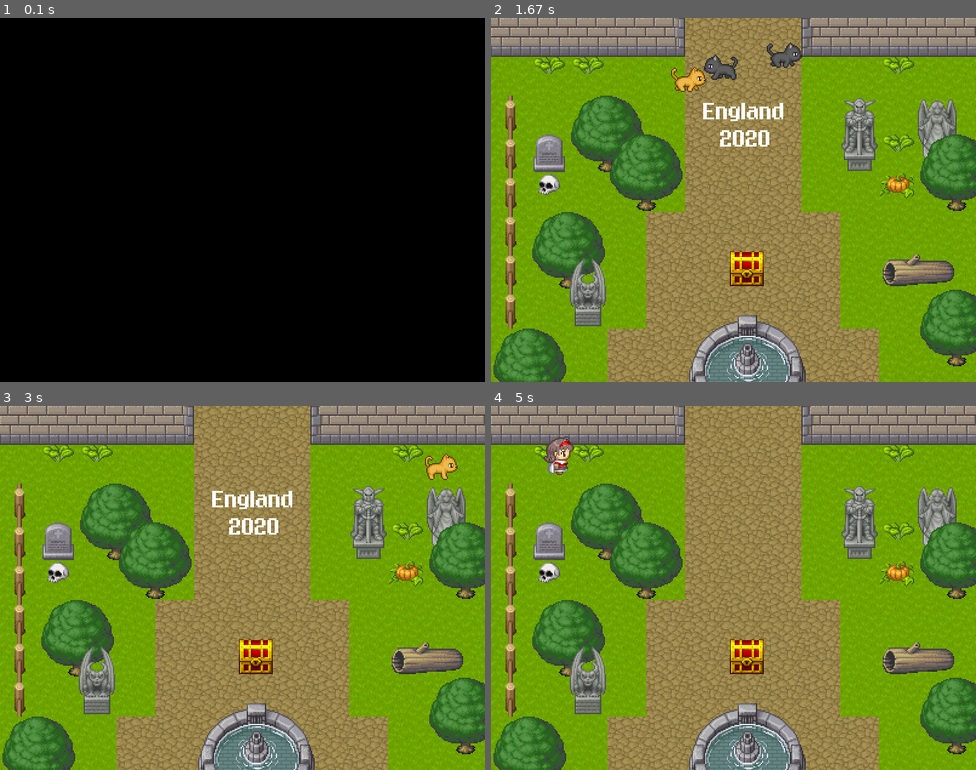
Above: before the commit, frames 1-4 (two rows, left to right).
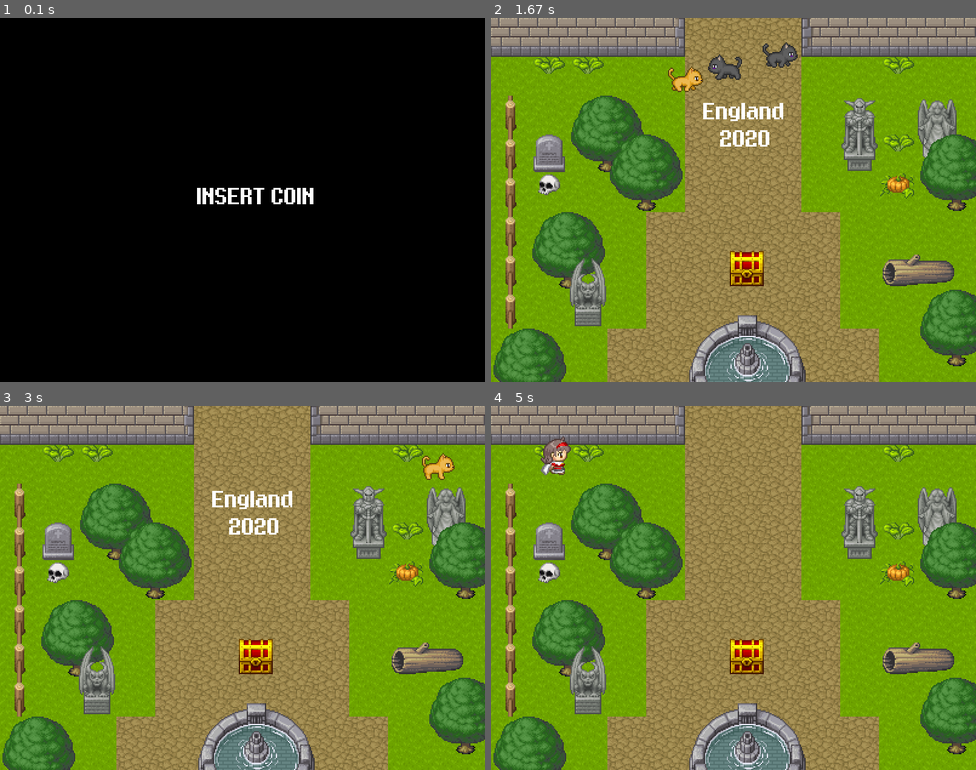
Above: after the commit, the same moments.

Repository: starfighter-dev/pygame-experiments
Game: pygame game, started from sword/automated.py
The game is run twice, just before and just after one commit, with the same random seed, the same clock (stepped at 60 frames per second) and the same inputs.
Inputs:
- Up to frame 1 (0.1 s): no input
- Up to frame 2 (1.67 s): tap Space at 0.33 s
- Up to frame 3 (3 s): no input
- Up to frame 4 (5 s): no input

The runs differ from the first frame. In frame 1, 0.6% of the frame differs, in the area x 40-65%, y 46-52%; in frame 2, 0.8%, in the area x 36-65%, y 6-21%; in frame 3, 0.3%; in frame 4, 0.4%.

Commit message:
INSERT COIN
and

HAPPY BIRTHDAY wav

Diff:
--- a/sword/automated.py
+++ b/sword/automated.py
@@ -102,9 +102,10 @@
    ufo_sound = pygame.mixer.Sound("sound/ufo.wav")
    pop_sound = pygame.mixer.Sound("sound/pop.wav")
    open_sound = pygame.mixer.Sound("sound/unlock.wav")
+   happy_birthday = pygame.mixer.Sound("sound/happybirthday.wav")
    pygame.mixer.init()
    pygame.mixer.music.load('sound/music.wav')
-   pygame.mixer.music.set_volume(0.1)
+   pygame.mixer.music.set_volume(0.3)
 
    scan = pygame.image.load('pictures/scan.jpg')
    spritesheet = SpriteSheet('tiles/sheet.png')
@@ -213,6 +214,10 @@
       if key_pressed != True:
          if key_input[pygame.K_SPACE]:
             key_pressed = True
+         font_heading = 'EightBitDragon-anqx.ttf'
+         font_heading = pygame.font.Font(font_heading,30)
+         gameDisplay.blit(font_heading.render('INSERT COIN',1,(255,255,255)),(325,280))
+         pygame.display.update()
          continue
 
 
@@ -476,6 +481,7 @@
          show_cake = True
          frame_counter = frame_counter + 1
          if frame_counter > 50:
+            pygame.mixer.Sound.play(happy_birthday)
             frame_counter = 0
             cake = pygame.image.load('tiles/cake.png')
             cake.set_colorkey(cake.get_at((0,0)), pygame.RLEACCEL)
Not shown, added: sword/sound/happybirthday.wav
